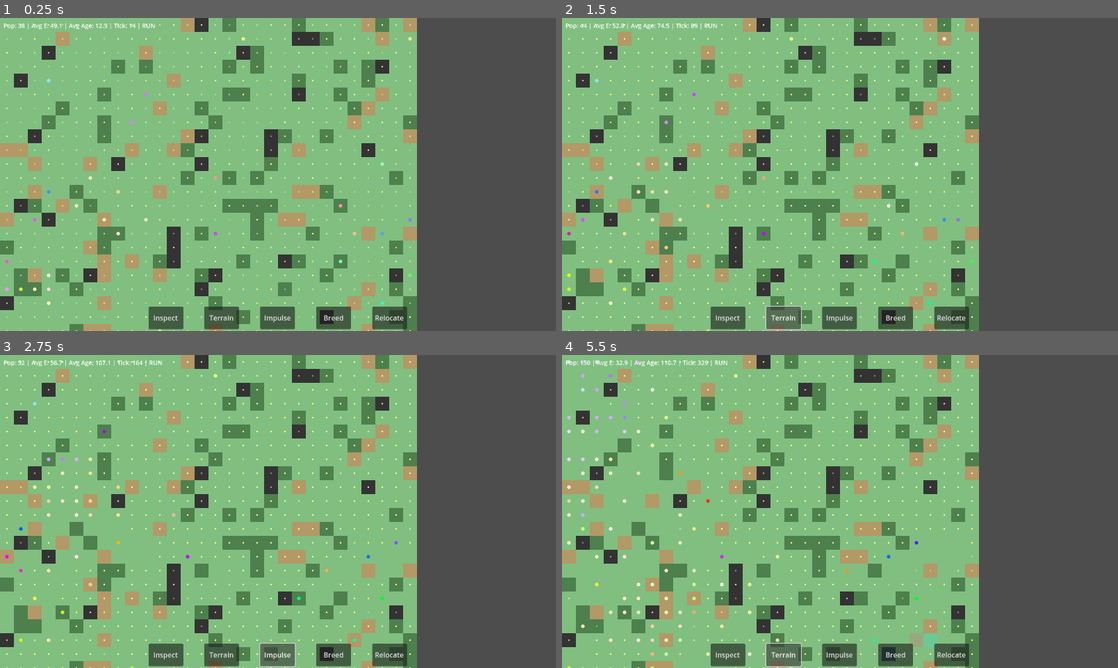
Above: before the commit, frames 1-4 (two rows, left to right).
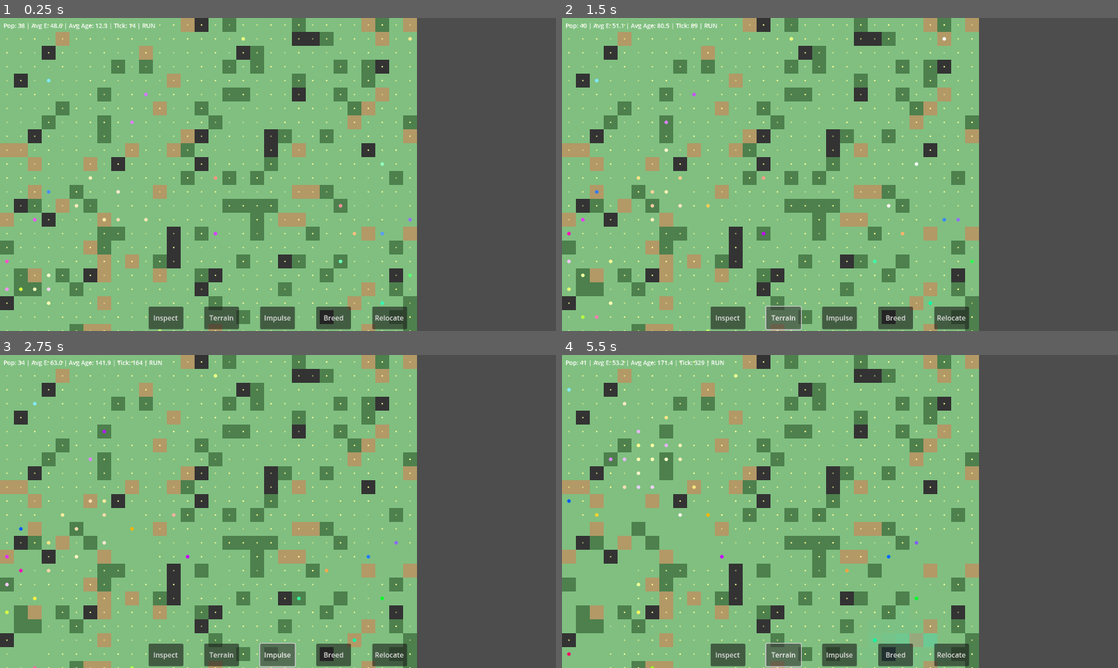
Above: after the commit, the same moments.

Repository: lavich/EvoCraft
Game: Godot game, scene res://main.tscn
Two runs of this game, one before a commit and one after it. Both use one fixed random seed, a clock stepped at 60 frames per second and the inputs below.
Inputs:
- Up to frame 1 (0.25 s): no input
- Up to frame 2 (1.5 s): click "Inspect" at 0.5 s; click "Terrain" at 1.25 s
- Up to frame 3 (2.75 s): click "Impulse" at 2 s
- Up to frame 4 (5.5 s): click "Breed" at 2.75 s; click "Relocate" at 3.5 s; click "Inspect" at 4.25 s; click "Terrain" at 5 s

The runs differ from the first frame. In frame 1, less than 0.1% of the frame differs, in the area x 3-67%, y 1-100%; in frame 2, 0.5%; in frame 3, 0.6%; in frame 4, 1.2%, in the area x 0-74%, y 1-100%.

Commit message:
crystal cluster regen: only grow near neighbors, once per ~300ms

Diff:
--- a/simulation/simulation.gd
+++ b/simulation/simulation.gd
@@ -25,6 +25,8 @@
 var tick_count := 0
 var running := true
 var next_id := 0
+const TICKS_PER_SECOND := 60
+var _regen_cooldown := 0
 
 var _agent_buckets: Dictionary
 const BUCKET_SIZE := 5
@@ -101,7 +103,11 @@
 
 func tick() -> void:
 	tick_count += 1
-	regen_fragments()
+	if _regen_cooldown <= 0:
+		regen_fragments()
+		_regen_cooldown = TICKS_PER_SECOND / 3
+	else:
+		_regen_cooldown -= 1
 	process_agents()
 	cleanup_dead()
 
@@ -113,6 +119,16 @@
 			if cell.regen_delay > 0:
 				cell.regen_delay -= 1
 				continue
+			var neighbors := 0
+			for dx in [-1, 0, 1]:
+				for dy in [-1, 0, 1]:
+					if dx == 0 and dy == 0: continue
+					var nx: int = x + dx
+					var ny: int = y + dy
+					if nx < 0 or nx >= grid_size or ny < 0 or ny >= grid_size: continue
+					if grid[nx][ny].fragments > 0:
+						neighbors += 1
+			if neighbors < 1: continue
 			var rate = FRAGMENT_REGEN_BASE + cell.regen_boost
 			if cell.type == TileType.TRYASINA: rate *= 2
 			if randf() < rate:
